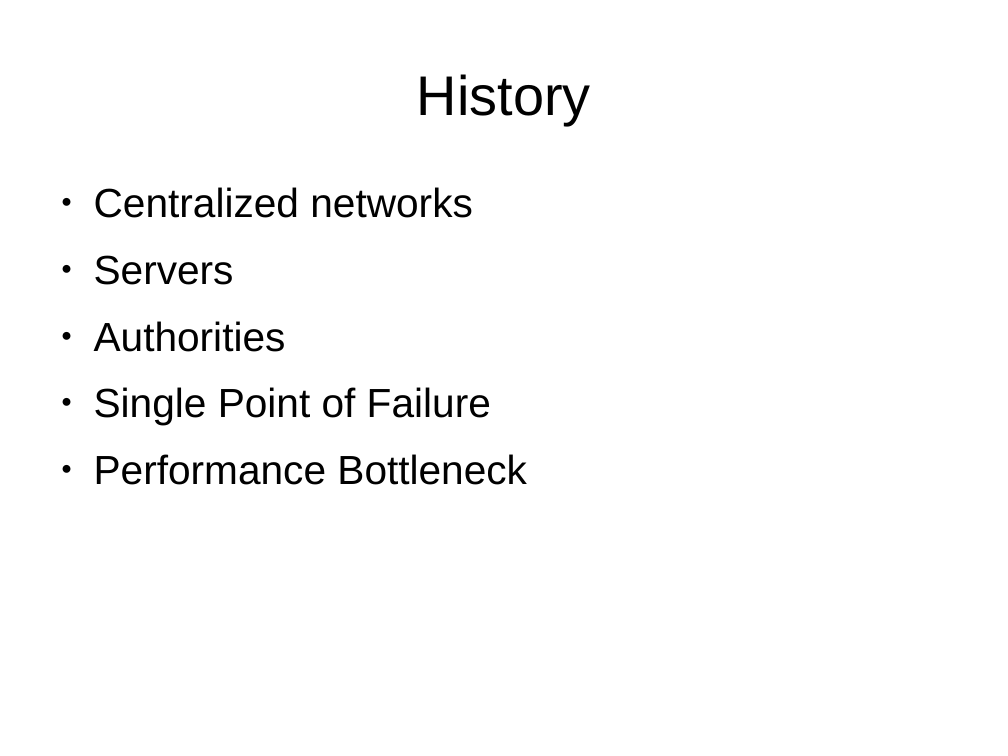
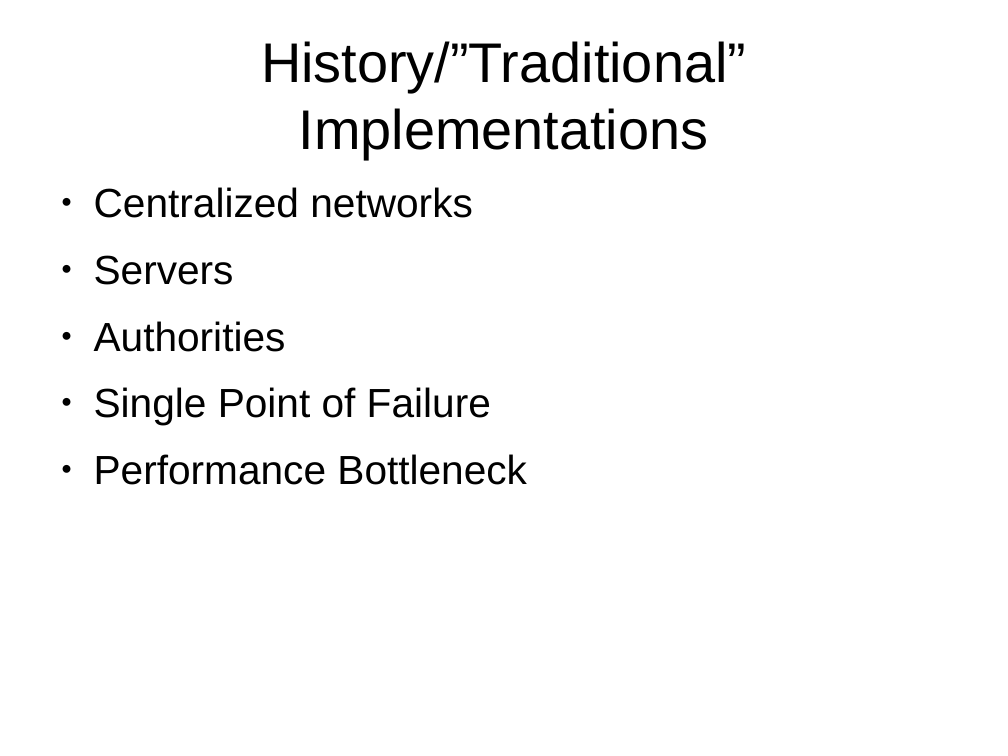
Before and after one commit to andrewazores/Capstone, a slide deck: slide 2 of documentation/problem_statement_presentation.odp. Drawn at 1008x756 pixels with LibreOffice and Linux fonts; fonts in the diff are those of the drawing. Boxes give left, top, right and bottom in pixels: in the first picture for what was removed or moved away, otherwise in the second. Text is boxed around its words. In the diff, an @@ line names an element or a change of style, - is before the commit and + after.

Commit message:
Changed "History" slide title

```diff
--- a/documentation/problem_statement_presentation.odp
+++ b/documentation/problem_statement_presentation.odp
@@ title at box(261, 41, 746, 159): text changed @@
-History
+History/”Traditional” Implementations
```
